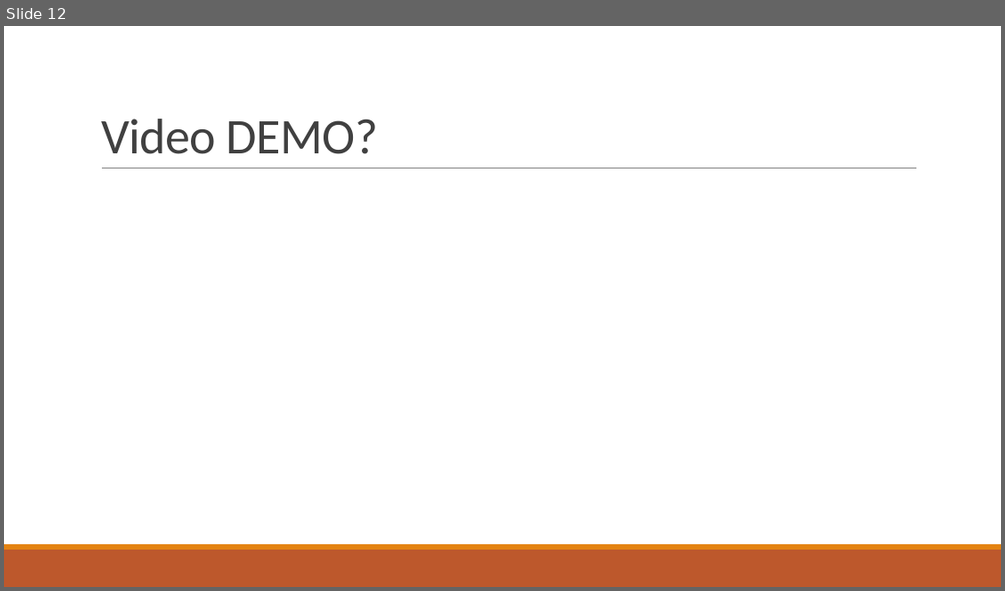
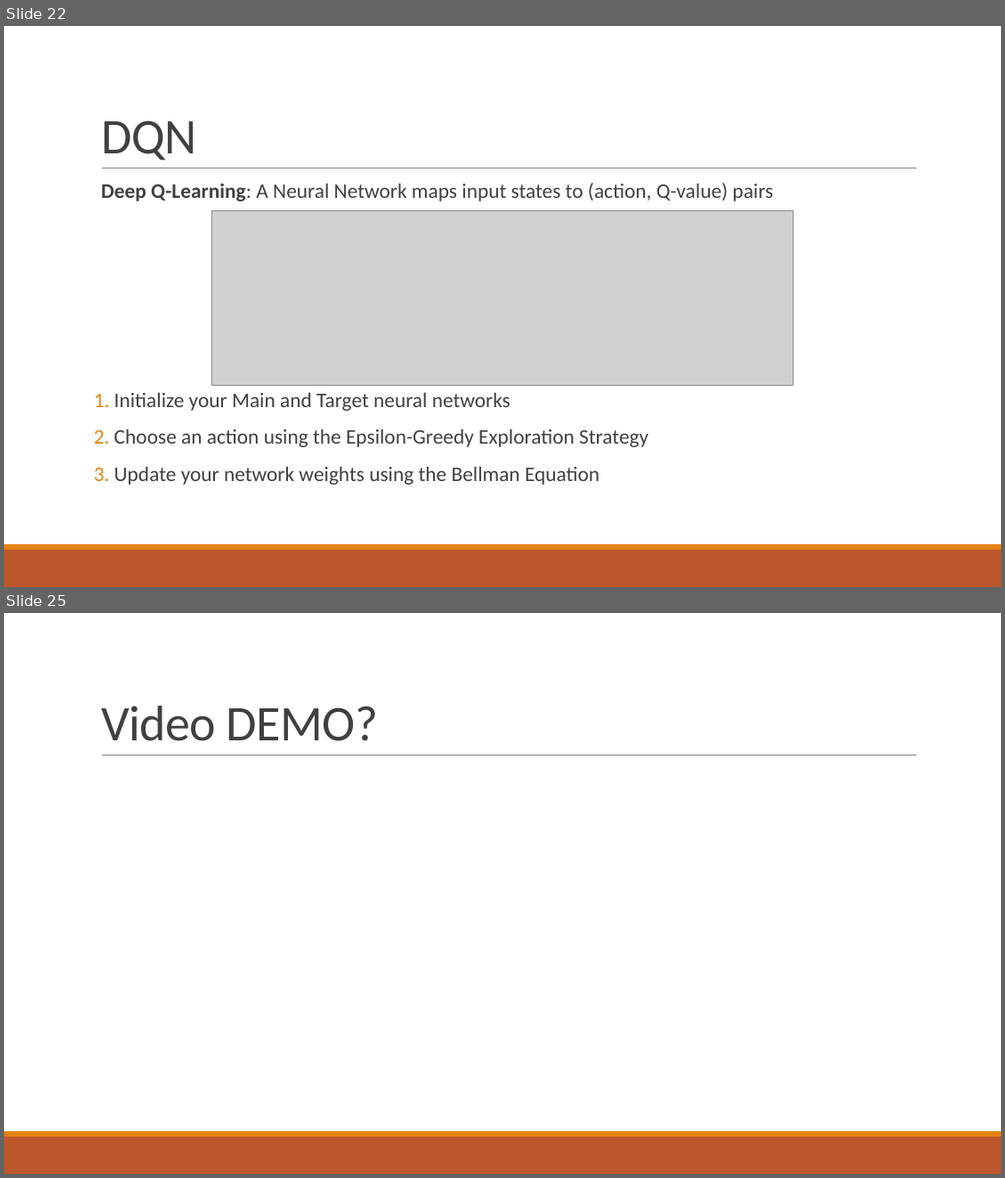
Before and after one commit to francescobaraldi/smart-neighborhood, a slide deck: Smart Neighborhood.pptx. Shown one above the other, each under a label of ours: slide 12 before the commit, slides 22 and 25 after it; the slides between them are not shown. The pictures are 1005x591 and 1005x1178 pixels, drawn with LibreOffice and Linux fonts; fonts in the diff are those of the drawing; grey boxes stand for pictures. Boxes give left, top, right and bottom in pixels: in the first picture for what was removed or moved away, otherwise in the second. Text is boxed around its words. In the diff, an @@ line names an element or a change of style, - is before the commit and + after.

```diff
--- a/Smart Neighborhood.pptx
+++ b/Smart Neighborhood.pptx
@@ slide 22 added at [4,26,1001,587], background #FFFFFF; not listed: 3 template elements that a slide beside it also shows @@
@@ title added at [101,120,196,160], 48 pt, text #404040 @@
+DQN
@@ text added at [101,183,773,201], 20 pt, text #404040 @@
+  Deep Q-Learning: A Neural Network maps input states to (action, Q-value) pairs
@@ picture added at [212,211,793,386] @@
@@ text added at [114,393,648,484], 20 pt, text #404040 @@
+1. Initialize your Main and Target neural networks
+2. Choose an action using the Epsilon-Greedy Exploration Strategy
+3. Update your network weights using the Bellman Equation
@@ what was slide 12 is now slide 25 @@
```
Also in this commit, not shown: 7 slides changed, 13 other slides added, 1 slide removed.
